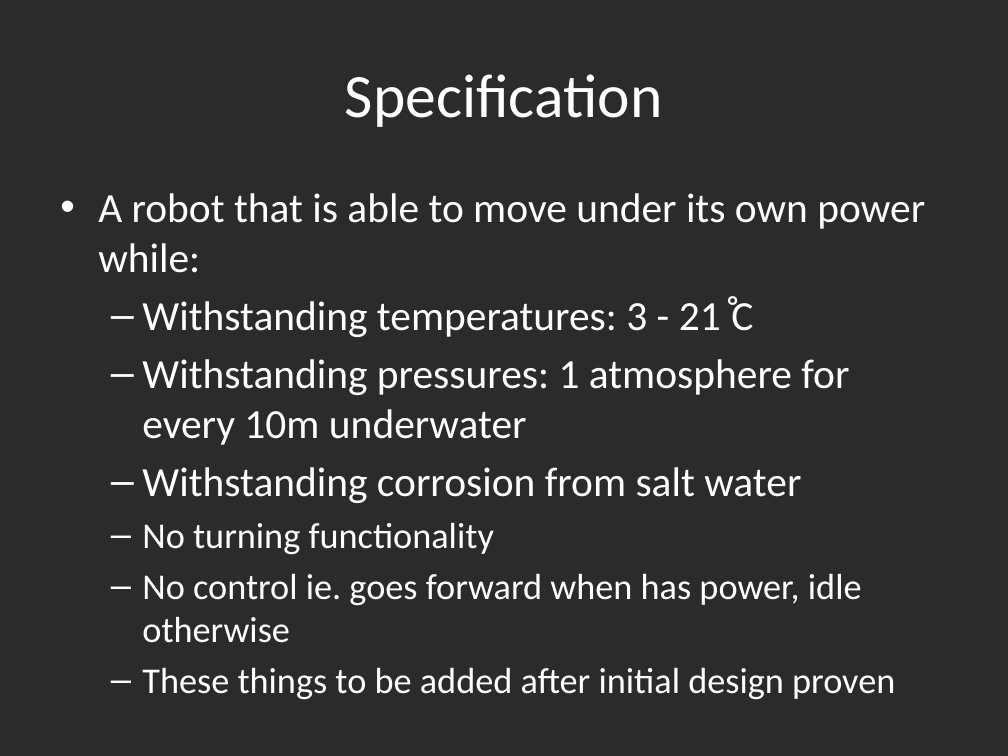
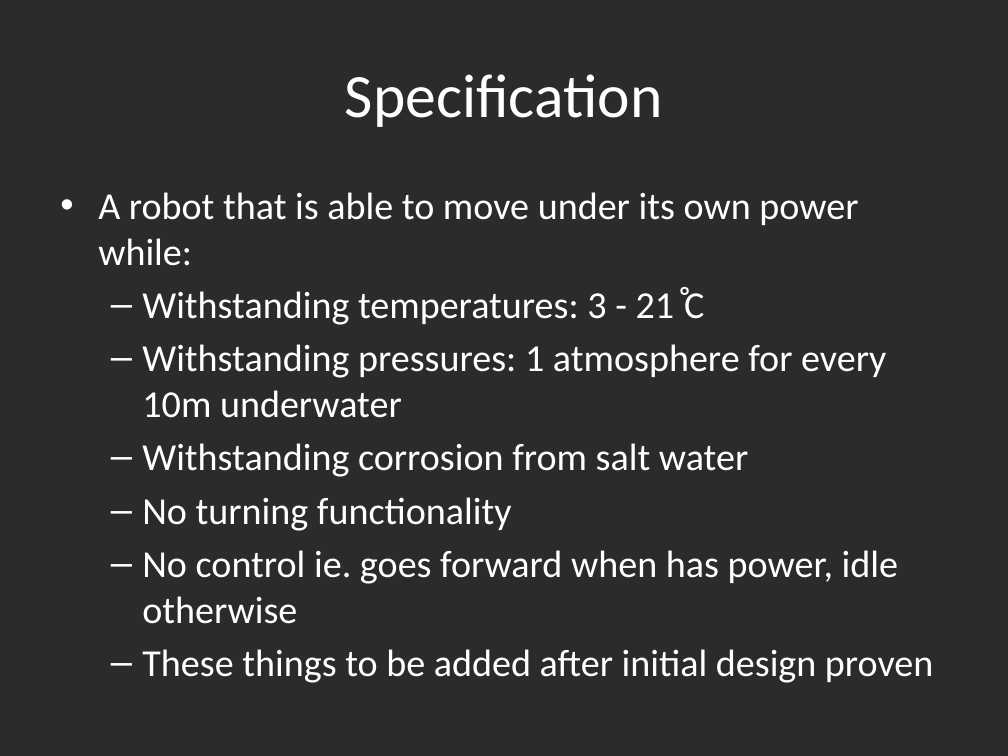
Before and after one commit to mickeyboss123/enel427, a slide deck: slide 3 of demo.pptx. Drawn at 1008x756 pixels with LibreOffice and Linux fonts; fonts in the diff are those of the drawing; background and template pictures are left out; a plain dark background stands for a picture behind light text. Boxes give left, top, right and bottom in pixels: in the first picture for what was removed or moved away, otherwise in the second. Text is boxed around its words. In the diff, an @@ line names an element or a change of style, - is before the commit and + after.

```diff
--- a/demo.pptx
+++ b/demo.pptx
@@ text "A robot that is able ..." at (98, 192, 933, 683): size 29.6 to 27.2 pt in "A robot that is able to move ...", "Withstanding temperatures: 3 - 21 ̊C", "Withstanding pressures: 1 atmosphere for every 10m ...", "Withstanding corrosion from salt water"; size 25.9 to 27.2 pt in "No turning functionality", "No control ie. goes forward when has ...", "These things to be added after initial ..." @@
```
Also in this commit, not shown: 1 other slide changed, 1 other file.
